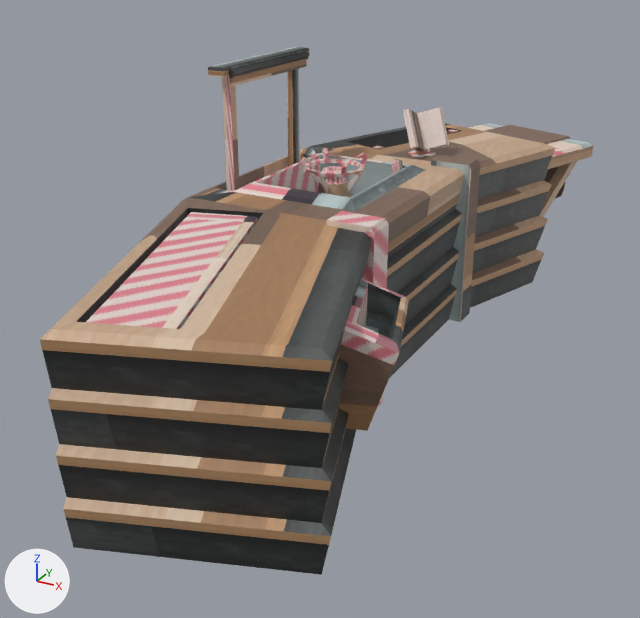
The Blender file Blender/B_CookingStation.blend, before and after one commit.
Rendered twice from a 50 mm lens placed at (4.61, -8.85, 4.76), pointed at (0.11, -0.66, 0.67). The lights are fixed; the arrows at lower left show +X, +Y and +Z. The older version comes first.

Objects in the first picture: 'CookingStationMesh'.
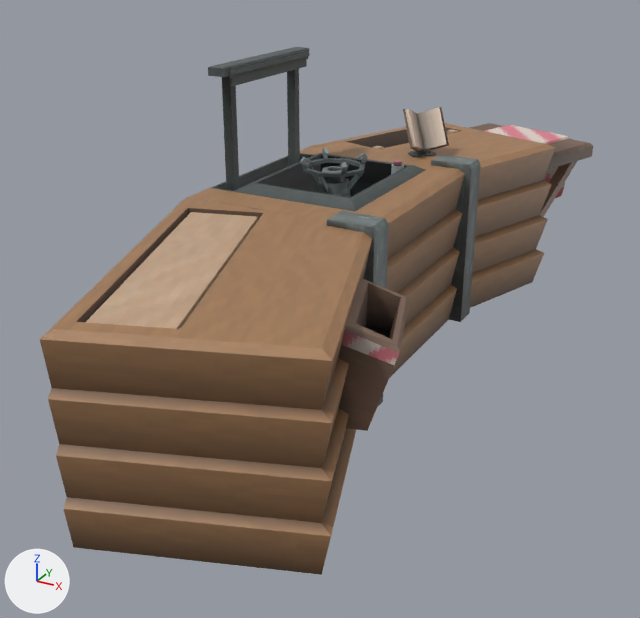
Commit message: Changed: cooking station visuals

Boxes (x1, y1, x2, y2) around the edits, measured in the pictures (640 x 618 px; the box of a moved part takes in the faces that stretch with it):
'CookingStationMesh', recoloured
    both: (40, 47, 593, 575)
part 1 of me_cube, moved or reshaped
    both: (41, 123, 545, 361)
part 2 of me_cube, surface changed
    both: (40, 47, 593, 575)
part 3 of me_cube, recoloured
    both: (64, 59, 593, 575)

The change, as a diff of the scene's bpy script:
```diff
--- a/Blender/B_CookingStation.blend.py
+++ b/Blender/B_CookingStation.blend.py
@@ mat_cookingstation @@
 n2 = _N.new('ShaderNodeTexImage'); n2.name = 'Image Texture'
 n1 = _N.new('ShaderNodeBsdfPrincipled'); n1.name = 'Principled BSDF'
 n2.interpolation = 'Closest'
+n3 = _N.new('ShaderNodeAttribute'); n3.name = 'Attribute'
+n3.attribute_name = 'Attribute'
+n4 = _N.new('ShaderNodeVectorMath'); n4.name = 'Vector Math'
+n4.operation = 'MULTIPLY'
 _L.new(n1.outputs[0], n0.inputs[0])  # 'BSDF' to 'Surface'
-_L.new(n2.outputs[0], n1.inputs[0])  # 'Color' to 'Base Color'
+_L.new(n3.outputs[0], n4.inputs[0])  # 'Color' to 'Vector'
+_L.new(n2.outputs[0], n4.inputs[1])  # 'Color' to 'Vector'
+_L.new(n4.outputs[0], n1.inputs[0])  # 'Vector' to 'Base Color'
@@ me_cube @@
 # used by ob_cookingstationmesh; location = (0.0, 0.0, 0.0)
-me_cube.from_pydata(...)  # 1038 vertices, 944 faces; spans x -1.23..2.1, y -4.7..4.73, z 0.0..3.33
+me_cube.from_pydata(...)  # 1065 vertices, 933 faces, 2 loose edges; spans x -1.23..2.1, y -4.7..4.73, z 0.0..3.33
+# me_cube part 1
+# 1 vertex is removed from x 0.43, y 0.66, z 1.72
+# 42 faces are deleted
+# 28 vertices are added at x -0.65..1.34, y -4.38..3.37, z 1.15..2.0
+# 2 loose edges are added
+# 33 new faces join them
+# me_cube part 2: 884 kept faces spanning x -1.23..2.1, y -4.7..4.73, z 0.0..3.33 get new texture (UV) coordinates
+# me_cube part 3: 364 kept faces spanning x -1.23..2.1, y -4.7..4.73, z 0.0..3.31 get new vertex colours; the middle colour goes from white #ffffff to light grey #cecece
+# other edits to the shape of me_cube do not show in these pictures
 me_cube.materials.append(mat_cookingstation)
-me_cube.materials.append(mat_cookingstation_001)  # picture img_t_woodandsteel_png_001
```
